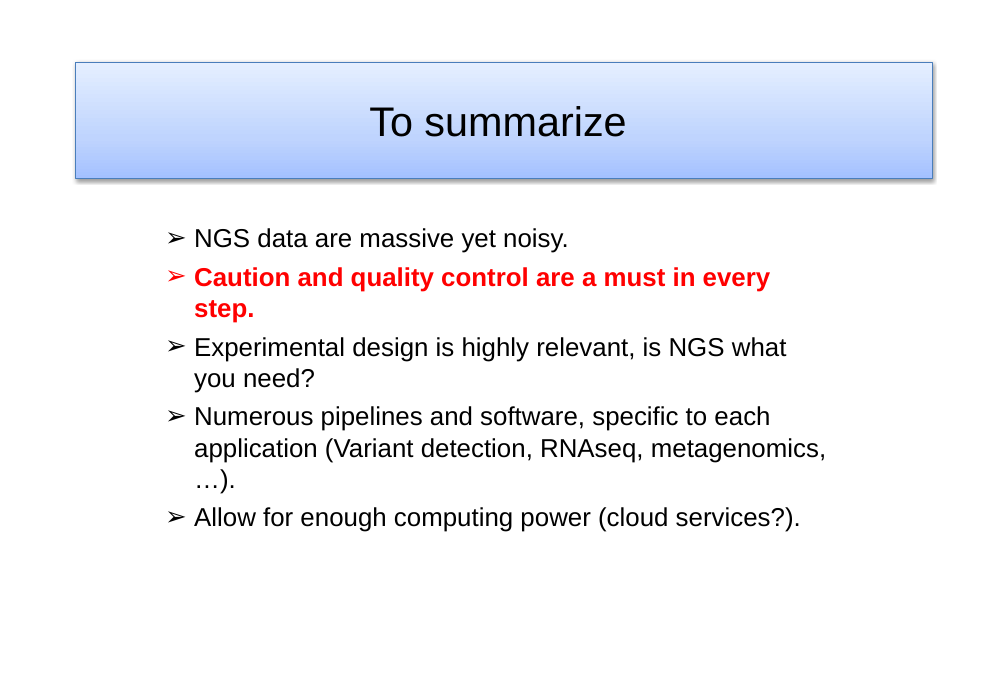
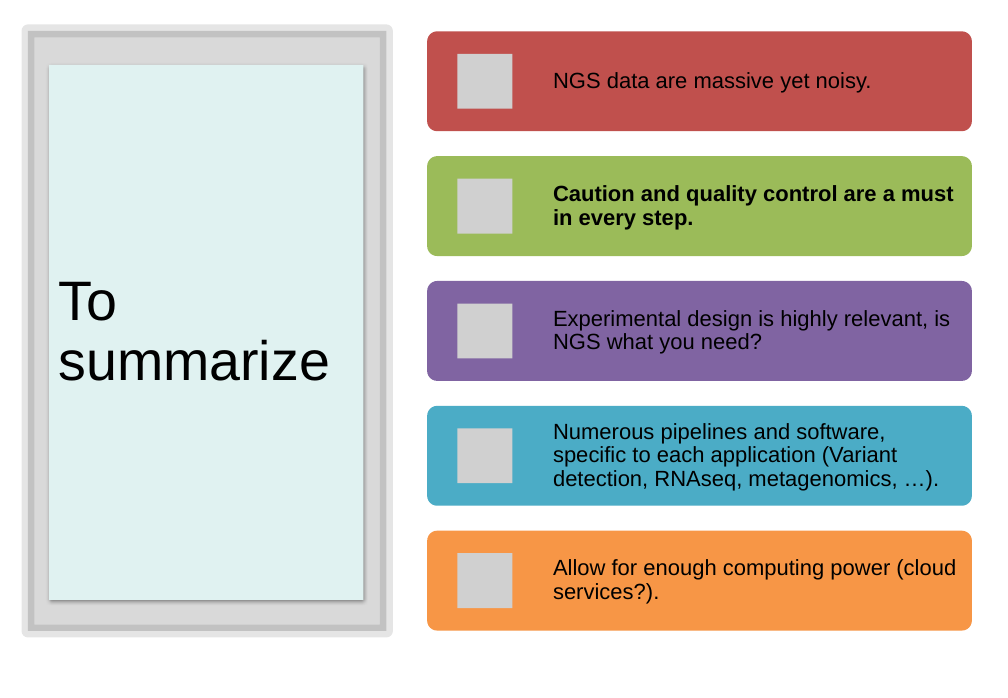
Before and after one commit to miguelperezenciso/NGScrashcourse, a slide deck: slide 44 of 2019_MSc_slides.pptx. Drawn at 1008x698 pixels with LibreOffice and Linux fonts; fonts in the diff are those of the drawing; grey boxes stand for pictures. Boxes give left, top, right and bottom in pixels: in the first picture for what was removed or moved away, otherwise in the second. Text is boxed around its words. In the diff, an @@ line names an element or a change of style, - is before the commit and + after.

```diff
--- a/2019_MSc_slides.pptx
+++ b/2019_MSc_slides.pptx
@@ rectangle added at bbox=[28, 31, 386, 631], fill #000000 at 15% opacity, outline #000000 10 pt @@
@@ title "To summarize": place and size @@
-title "To summarize" at bbox=[75, 62, 933, 179]
+title "To summarize" at bbox=[49, 65, 364, 600]
@@ title "To summarize" at bbox=[49, 65, 364, 600]: size 32 to 43 pt; alignment centre to left; line spacing 1 to 0.9; fill gradient #A4C4FF to #BFD4FF to #E6EEFF to #E0F2F1; outline #4B7EBC 0.75 pt to none @@
@@ text removed at bbox=[194, 228, 826, 532] @@
-➢ NGS data are massive yet noisy.
-➢ Caution and quality control are a must in every step.
-➢ Experimental design is highly relevant, is NGS what you need?
-➢ Numerous pipelines and software, specific to each application (Variant detection, RNAseq, metagenomics, …).
-➢ Allow for enough computing power (cloud services?).
@@ group added at bbox=[427, 32, 972, 630]: 5 rounded rectangles, 5 pictures, 5 texts @@
+NGS data are massive yet noisy.
+Caution and quality control are a must in every step.
+Experimental design is highly relevant, is NGS what you need?
+Numerous pipelines and software, specific to each application (Variant detection, RNAseq, metagenomics, …).
+Allow for enough computing power (cloud services?).
```
Also in this commit, not shown: 32 other slides changed, 2 slides added, 2 slides removed.
